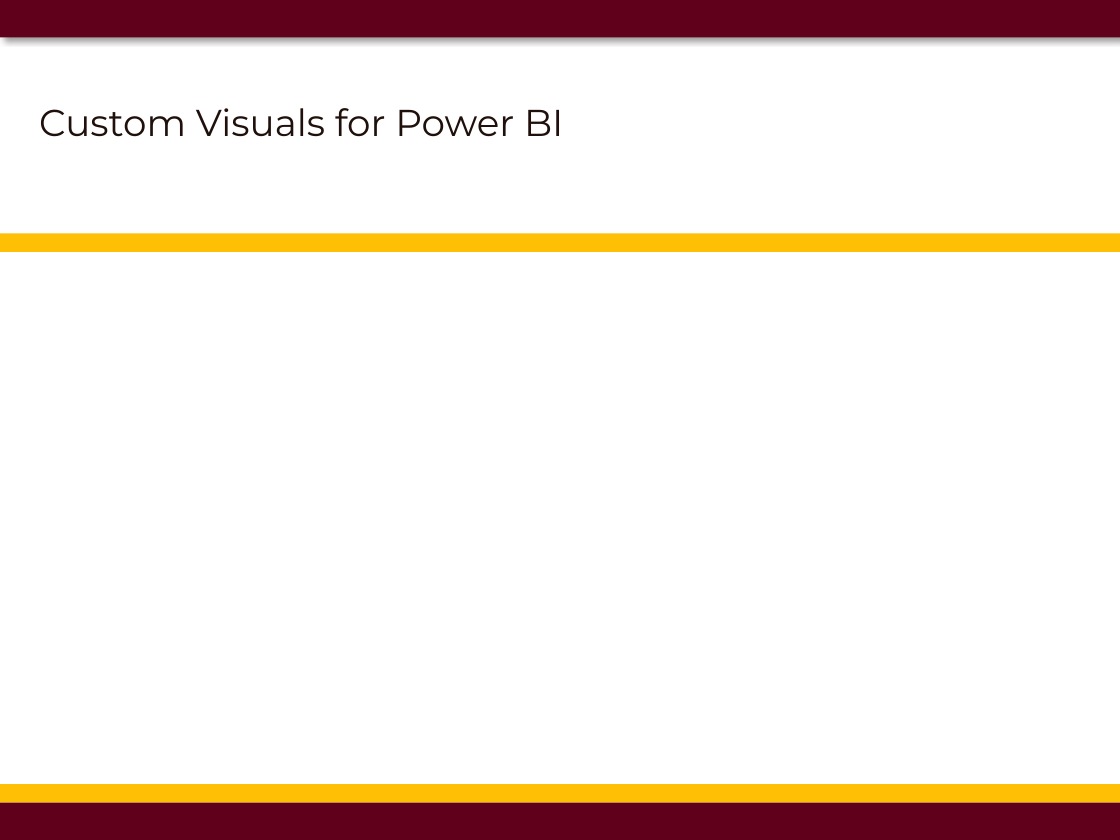
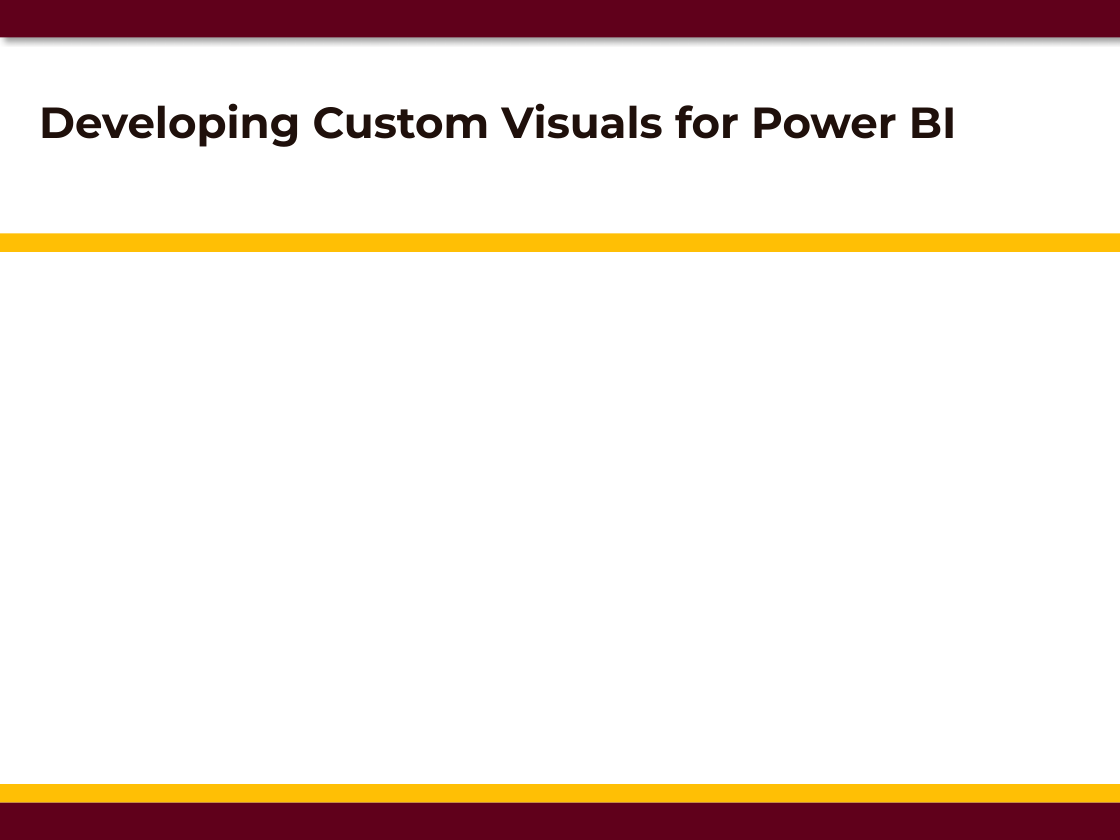
Before and after one commit to CriticalPathTraining/CustomVisualsForPowerBI, a slide deck: slide 1 of CustomVisualsForPowerBI.pptx. Drawn at 1120x840 pixels with LibreOffice and Linux fonts; fonts in the diff are those of the drawing; background and template pictures are left out. Boxes give left, top, right and bottom in pixels: in the first picture for what was removed or moved away, otherwise in the second. Text is boxed around its words. In the diff, an @@ line names an element or a change of style, - is before the commit and + after.

```diff
--- a/CustomVisualsForPowerBI.pptx
+++ b/CustomVisualsForPowerBI.pptx
@@ title at (39, 103, 957, 147): text changed; size 24 to 28 pt; bold on @@
-Custom Visuals for Power BI
+Developing Custom Visuals for Power BI
```
Also in this commit, not shown: 7 other slides changed, 38 slides added, 12 slides removed.
